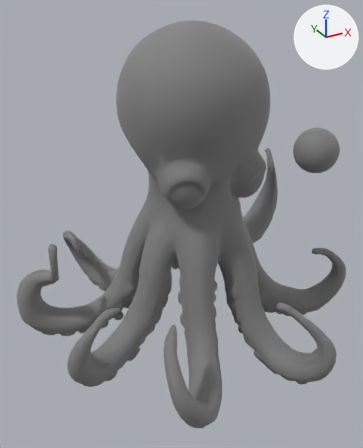
An edit to the glTF model public/mesh/octo.gltf, drawn before and after from the same camera.
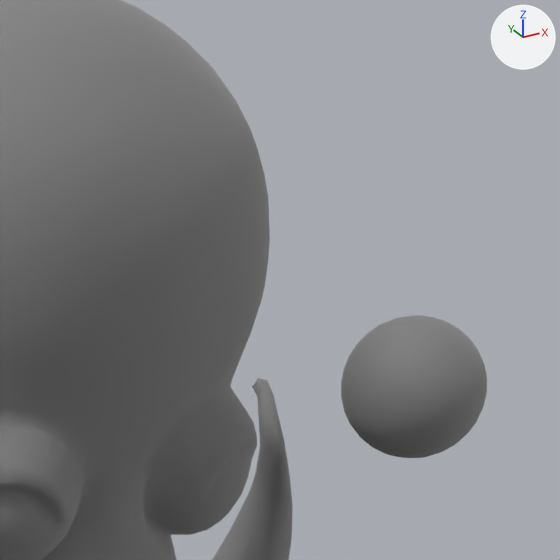
Each version is shown whole from a 50 mm camera at (-0.688, -1.193, 0.498) aimed at (-0.045, -0.024, -0.087), then close up on the part from 51% to 100% of the width and 6% to 46% of the height. Lighting does not change. The marker at upper right points along +X, +Y and +Z. Vertices at the same position are counted once.

Names of what the first close-up shows: 'geometry_0'.
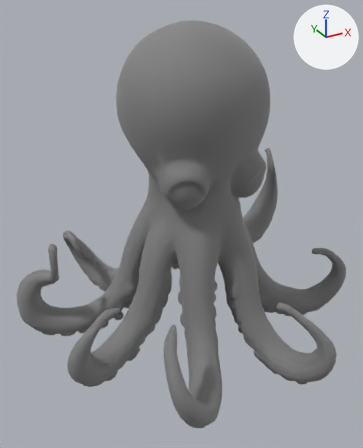
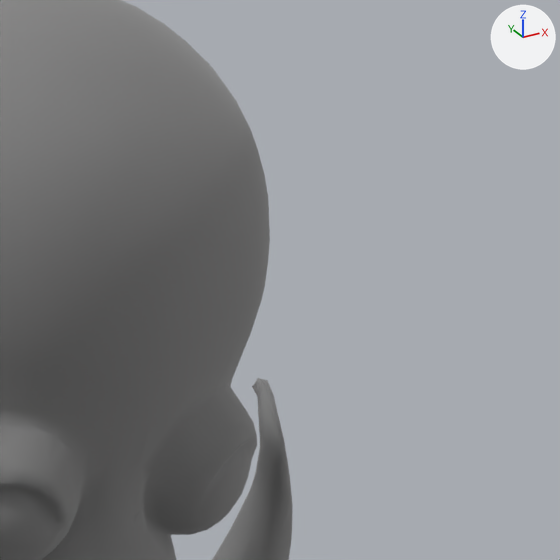
The change, as a list of edits to the scene's bpy script:
```text
Change me_geometry_0_001:
    where me_geometry_0_001.from_pydata(...)  # 9793 vertices, 19598 faces; spans x -0.5..0.466, y -0.489..0.499, z -0.456..0.459
    used by ob_geometry_0; location = (0.0, 0.0, 0.0)
    me_geometry_0_001 part 1: the loose piece of 482 vertices spanning x 0.142..0.255, y -0.336..-0.223, z 0.104..0.217 is deleted
```

Pixel boxes [x1, y1, x2, y2] of what changed, in the close-ups (560 x 560 px):
'geometry_0', reshaped
    before: [0, 0, 487, 560]
    after: [0, 0, 293, 560]
part 1 of me_geometry_0_001, deleted
    before: [341, 315, 487, 458]
